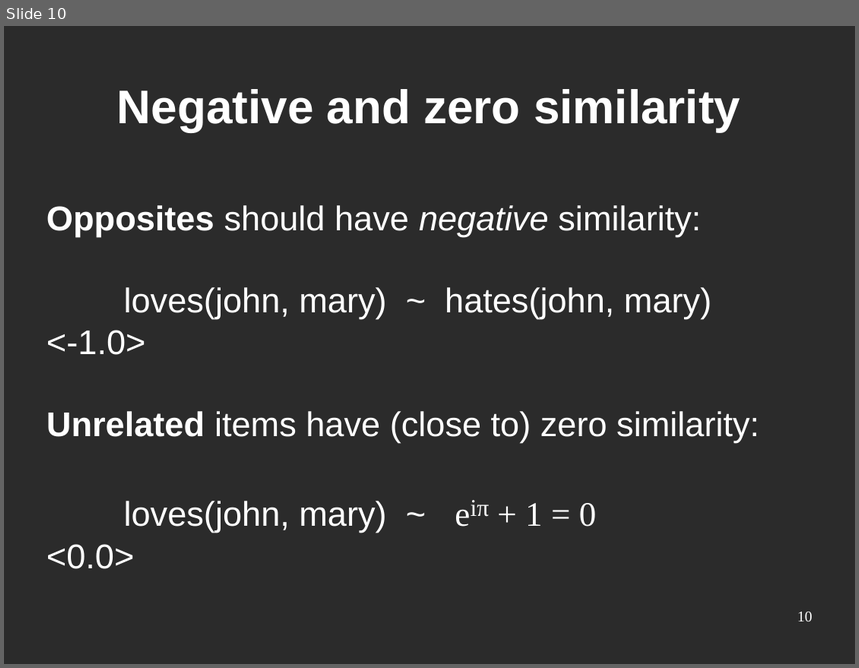
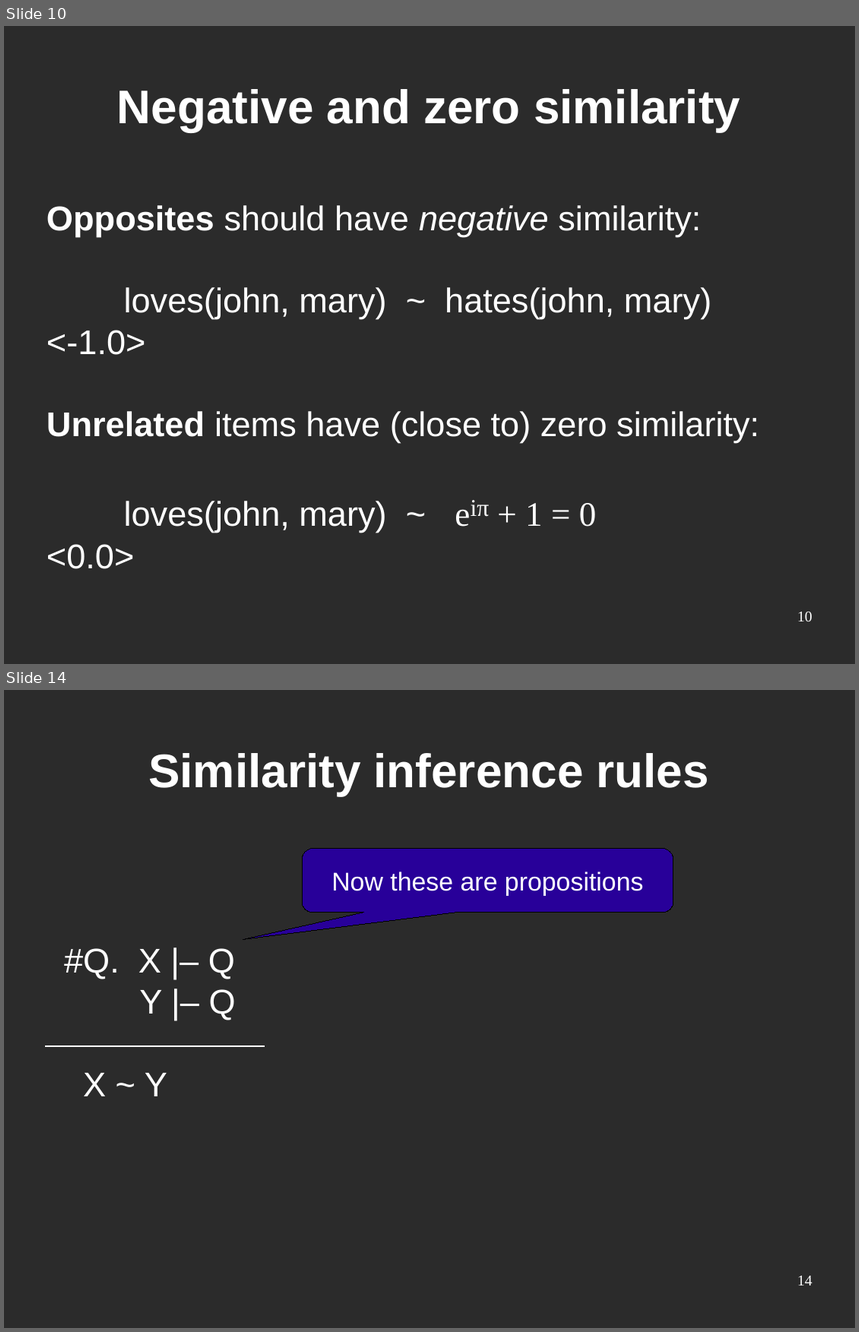
Before and after one commit to srvarey/genifer, a slide deck: slides/Genifer - associative memory.odp. Shown one above the other, each under a label of ours: slide 10 before the commit, slides 10 and 14 after it; the slides between them are not shown. The pictures are 859x668 and 859x1332 pixels, drawn with LibreOffice and Linux fonts; fonts in the diff are those of the drawing; background and template pictures are left out; a plain dark background stands for a picture behind light text. Boxes give left, top, right and bottom in pixels: in the first picture for what was removed or moved away, otherwise in the second. Text is boxed around its words. In the diff, an @@ line names an element or a change of style, - is before the commit and + after.

```diff
--- a/slides/Genifer - associative memory.odp
+++ b/slides/Genifer - associative memory.odp
@@ slide 14 added at box(4, 690, 855, 1328), background picture (left out) @@
@@ title added at box(148, 753, 709, 796), 44 pt, text #FFFFFF, bold @@
+Similarity inference rules
@@ rounded speech box added at box(302, 848, 674, 913), fill #280099, outline #000000 0 pt, 24 pt, text #FFFFFF @@
+Now these are propositions
@@ text added at box(64, 948, 236, 1097), 32 pt, text #FFFFFF @@
+#Q. X |– Q
+Y |– Q
+X ~ Y
@@ page number added at box(797, 1276, 813, 1286), 14 pt, text #FFFFFF @@
+14
```
Also in this commit, not shown: 2 slides changed, 3 other slides added, 3 other files.
